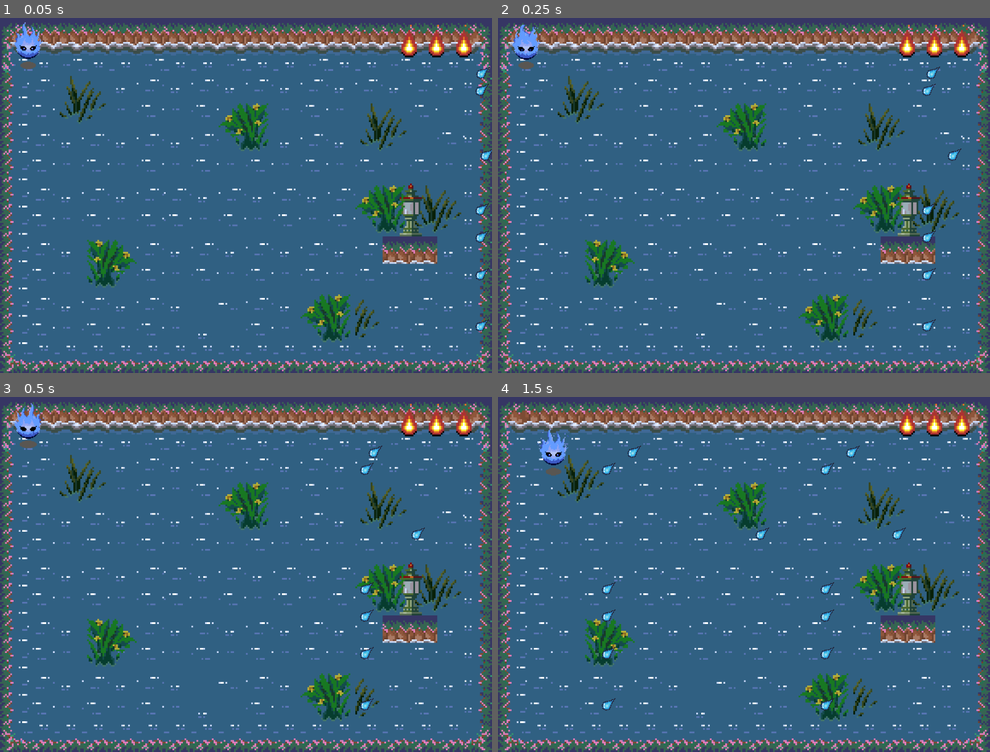
Above: before the commit, frames 1-4 (two rows, left to right).
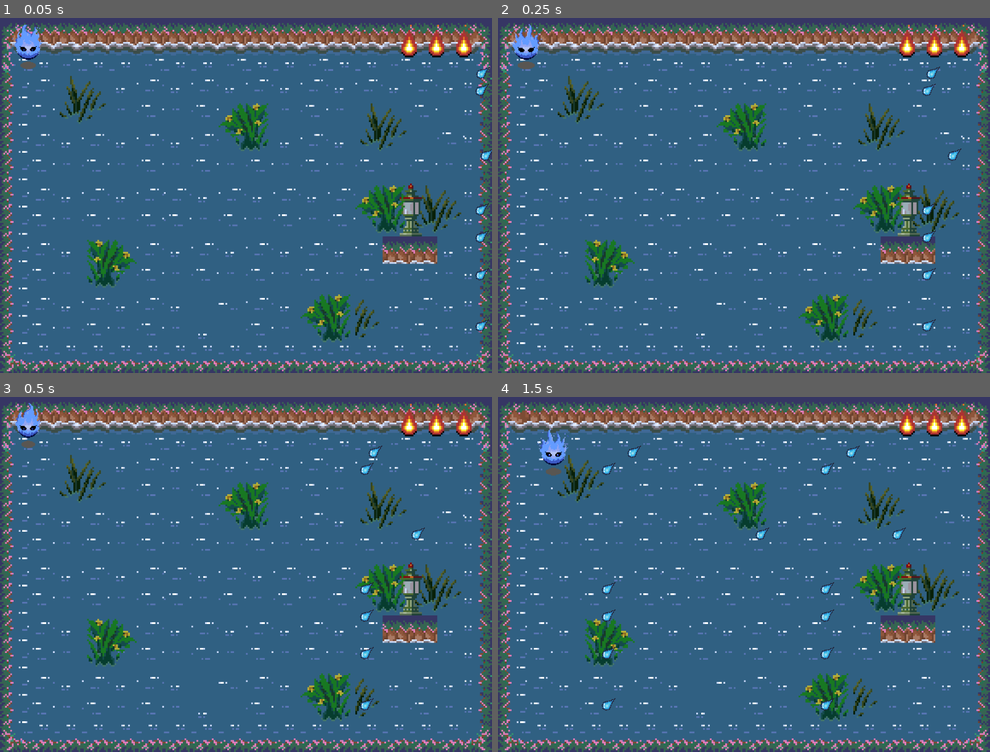
Above: after the commit, the same moments.

Repository: Edric723/Frogger_swamp
Game: Godot game, scene res://src/scenes/main.tscn
Same seed, same stepped clock (60 frames per second), same inputs: the game is played once before the commit and once after it.
Inputs:
- Up to frame 1 (0.05 s): no input
- Up to frame 2 (0.25 s): no input
- Up to frame 3 (0.5 s): no input
- Up to frame 4 (1.5 s): hold Right (right) 0.53-1.28 s; hold Down (down) from 1.28 s (still down)

The runs differ from the first frame. In frame 1, 0.2% of the frame differs, in the area x 2-9%, y 1-12%; in frame 2, 0.2%; in frame 3, 0.2%, in the area x 2-10%, y 1-15%; in frame 4, nothing differs.

Commit message:
Update - Fixes

Diff:
--- a/src/scenes/hud.tscn
+++ b/src/scenes/hud.tscn
@@ -4,6 +4,7 @@
 
 [sub_resource type="SystemFont" id="SystemFont_byxfp"]
 font_italic = true
+subpixel_positioning = 0
 
 [node name="hud" type="CanvasLayer"]
 script = ExtResource("1_byxfp")
@@ -16,6 +17,7 @@
 grow_vertical = 2
 theme_override_constants/margin_left = 8
 theme_override_constants/margin_bottom = 8
+metadata/_edit_use_anchors_ = true
 
 [node name="HBoxContainer" type="HBoxContainer" parent="MarginContainer"]
 layout_direction = 3
@@ -33,25 +35,31 @@
 
 [node name="CenterContainer" type="CenterContainer" parent="MarginContainer"]
 visible = false
+modulate = Color(1, 0.287307, 0.225237, 1)
 layout_mode = 2
+size_flags_horizontal = 4
+size_flags_vertical = 4
 
 [node name="PanelContainer" type="PanelContainer" parent="MarginContainer/CenterContainer"]
 layout_mode = 2
 
 [node name="VBoxContainer" type="VBoxContainer" parent="MarginContainer/CenterContainer/PanelContainer"]
 layout_mode = 2
+theme_override_constants/separation = 16
+alignment = 1
 
 [node name="resultado" type="Label" parent="MarginContainer/CenterContainer/PanelContainer/VBoxContainer"]
 layout_mode = 2
 theme_override_fonts/font = SubResource("SystemFont_byxfp")
 theme_override_font_sizes/font_size = 9
-text = "Hoy has perdido chico,
-pero eso no tiene por qué gustarte..."
+text = "Hoy has perdido chicx,
+pero no tiene por qué gustarte..."
 horizontal_alignment = 1
 justification_flags = 0
 
-[node name="Button" type="Button" parent="MarginContainer/CenterContainer/PanelContainer/VBoxContainer"]
+[node name="restart_button" type="Button" parent="MarginContainer/CenterContainer/PanelContainer/VBoxContainer"]
 layout_mode = 2
+action_mode = 0
 text = "Restart"
 
-[connection signal="pressed" from="MarginContainer/CenterContainer/PanelContainer/VBoxContainer/Button" to="." method="_on_button_pressed"]
+[connection signal="pressed" from="MarginContainer/CenterContainer/PanelContainer/VBoxContainer/restart_button" to="." method="_on_button_pressed"]
--- a/src/scenes/jugador.tscn
+++ b/src/scenes/jugador.tscn
@@ -117,7 +117,9 @@
 
 [node name="AnimatedSprite2D" type="AnimatedSprite2D" parent="."]
 sprite_frames = SubResource("SpriteFrames_fgn7w")
-animation = &"idle_side"
+animation = &"idle_forward"
+frame = 1
+frame_progress = 0.417303
 
 [node name="CollisionShape2D" type="CollisionShape2D" parent="."]
 position = Vector2(0, -0.5)
--- a/src/scripts/game_state_manager.gd
+++ b/src/scripts/game_state_manager.gd
@@ -24,6 +24,7 @@
 	jugador.animated_sprite_2d.self_modulate = Color (0, 1, 0)
 	hud.mostrar_victoria()
 
+
 func on_vida_perdida():
 	hud.perder_vidas()
 
@@ -31,6 +32,7 @@
 func on_game_over():
 	hud.mostrar_derrota()
 
+
 func matar_jugador():
 	print("Muerte Jugador")
 	jugador.muere()
--- a/src/scripts/hud.gd
+++ b/src/scripts/hud.gd
@@ -8,8 +8,7 @@
 @onready var resultado: Label = $MarginContainer/CenterContainer/PanelContainer/VBoxContainer/resultado
 @onready var fondo_vidas: ColorRect = $MarginContainer/HBoxContainer/fondo_vidas
 
-
-
+## Variables
 var textura_vida = preload("res://_assets/vidas.png")
 var textura_vida_off = preload("res://_assets/vida_off.png")
 var textura_vidas: Array[TextureRect] = []
@@ -29,11 +28,12 @@
 	#var _textura_vida = textura_vidas.pop_back()
 	#_textura_vida.queue_free()
 
+
 func perder_vidas():
 	## Utilizo size xq es un array
 	if textura_vidas.size() > 0:
 		var textura_vida_activa = textura_vidas.pop_back()
-		## No utilizo queue_free porque cambió el display de la flexbox.
+		## No utilizo queue_free porque cambi el display de la flexbox.
 		textura_vida_activa.texture = textura_vida_off
 
 
--- a/src/scripts/meta.gd
+++ b/src/scripts/meta.gd
@@ -6,8 +6,11 @@
 
 
 @onready var meta_obtenida_sprite: Sprite2D = $meta_obtenida_sprite
+@onready var collision_shape_2d: CollisionShape2D = $CollisionShape2D
+
 
 func _on_area_entered(area: Area2D) -> void:
 	if area is Jugador:
 		entro_meta.emit()
 		meta_obtenida_sprite.show()
+		collision_shape_2d.set_deferred("disabled", false)
